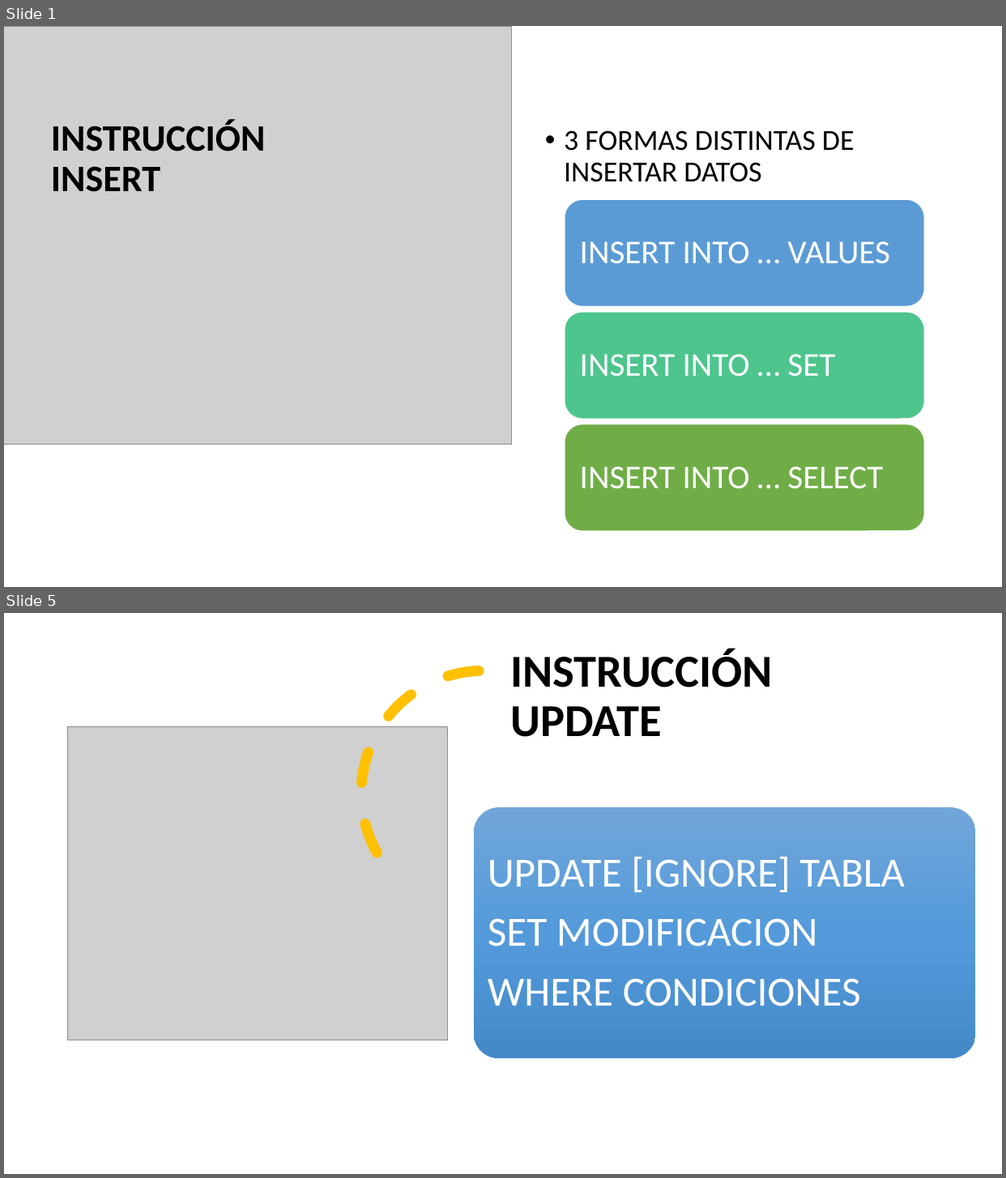
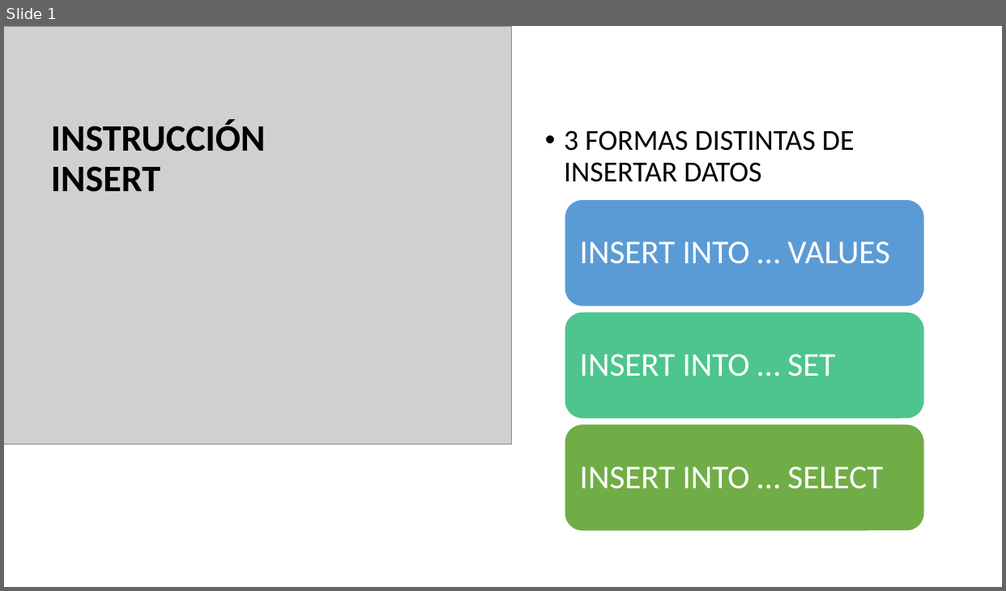
Before and after one commit to NuriaCelis/GBD2425, a slide deck: Tema5/Actualizaciones sencillas.pptx. Shown one above the other, each under a label of ours: slides 1 and 5 before the commit, slide 1 after it; the slides between them are not shown. The pictures are 1006x1178 and 1006x591 pixels, drawn with LibreOffice and Linux fonts; fonts in the diff are those of the drawing; grey boxes stand for pictures. Boxes give left, top, right and bottom in pixels: in the first picture for what was removed or moved away, otherwise in the second. Text is boxed around its words. In the diff, an @@ line names an element or a change of style, - is before the commit and + after.

Commit message:
modificacion

```diff
--- a/Tema5/Actualizaciones sencillas.pptx
+++ b/Tema5/Actualizaciones sencillas.pptx
@@ slide 5 removed at bbox=[4, 613, 1002, 1174], background #FFFFFF @@
@@ title removed at bbox=[510, 649, 773, 737] @@
-INSTRUCCIÓN UPDATE
@@ arc (boxed as its full ellipse) removed at bbox=[361, 671, 606, 915] @@
@@ picture removed at bbox=[68, 726, 448, 1041] @@
@@ rounded rectangle removed at bbox=[474, 807, 976, 1059] @@
@@ text removed at bbox=[488, 857, 905, 1007] @@
-UPDATE [IGNORE] TABLA
-SET MODIFICACION
-WHERE CONDICIONES
```
Also in this commit, not shown: 2 slides changed, 4 slides added, 6 other files.
